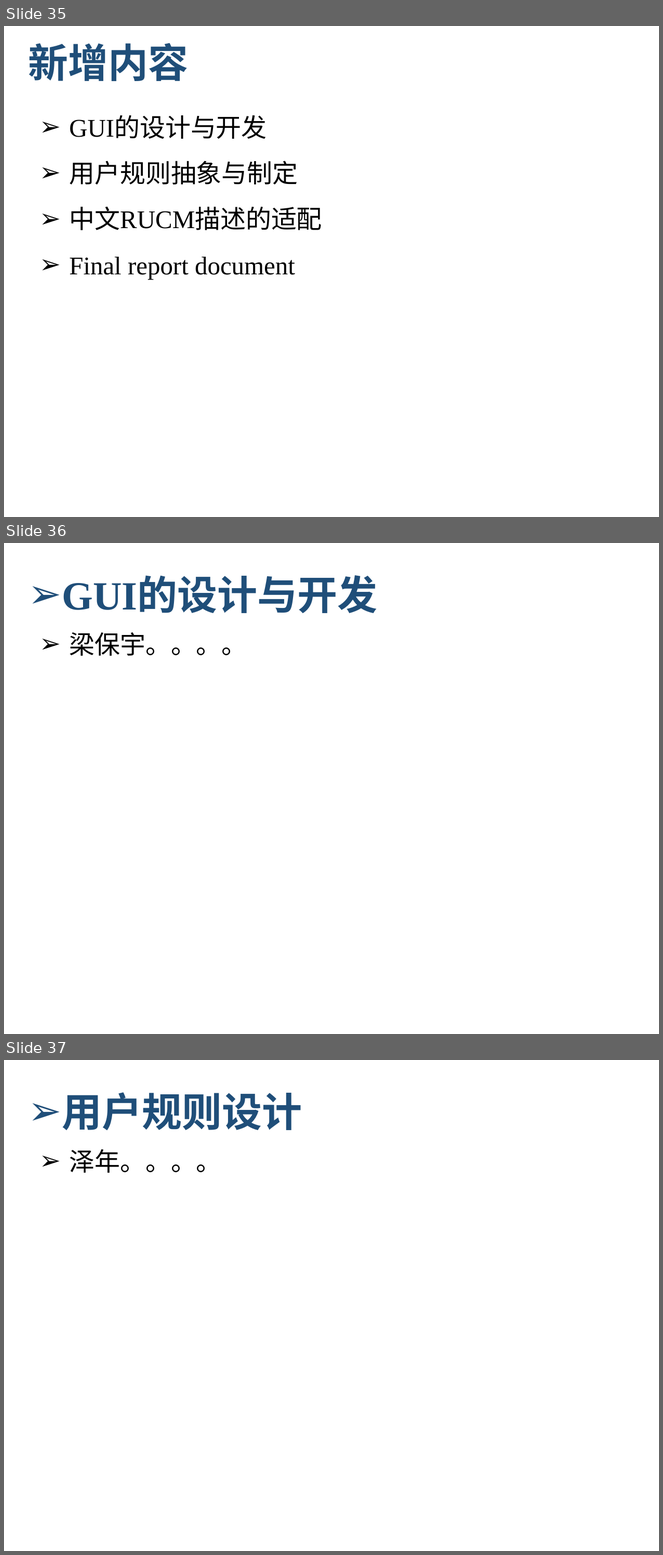
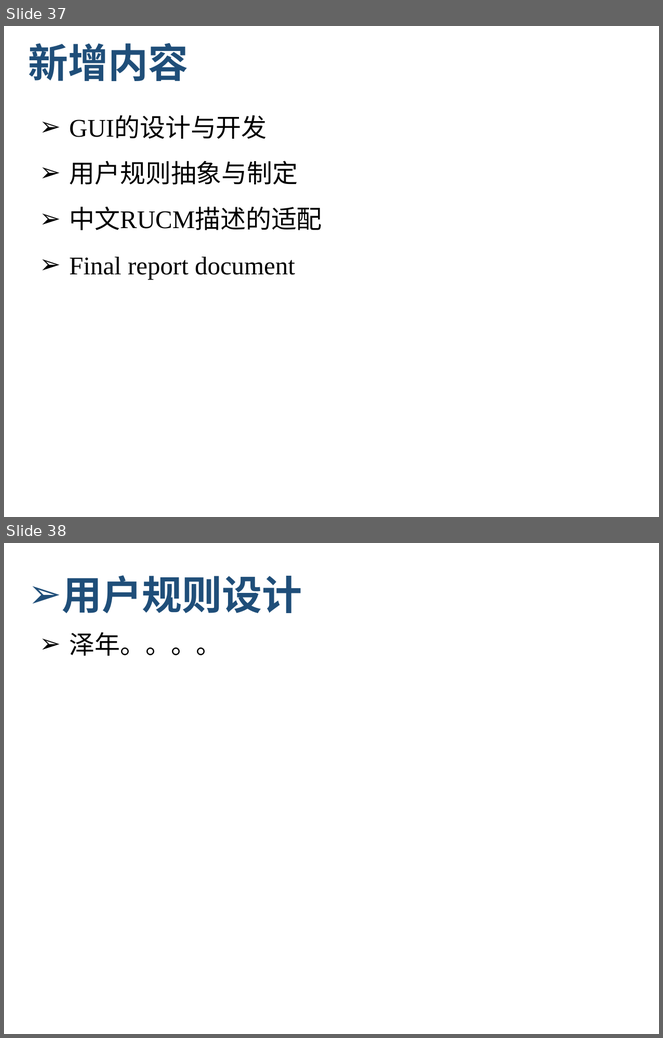
Before and after one commit to zen1995/rucmChecker, a slide deck: finalReport/RUCMChecker_final_report.pptx. Shown one above the other, each under a label of ours: slides 35, 36 and 37 before the commit, slides 37 and 38 after it. The pictures are 663x1555 and 663x1038 pixels, drawn with LibreOffice and Linux fonts; fonts in the diff are those of the drawing; background and template pictures are left out. Boxes give left, top, right and bottom in pixels: in the first picture for what was removed or moved away, otherwise in the second. Text is boxed around its words. In the diff, an @@ line names an element or a change of style, - is before the commit and + after.

```diff
--- a/finalReport/RUCMChecker_final_report.pptx
+++ b/finalReport/RUCMChecker_final_report.pptx
@@ slide 36 removed at box(4, 543, 659, 1034), background #FFFFFF @@
@@ title removed at box(62, 578, 378, 613) @@
-➢ GUI的设计与开发
@@ text removed at box(69, 632, 247, 656) @@
-➢ 梁保宇。。。。
@@ what was slide 35 is now slide 37 @@
@@ what was slide 37 is now slide 38 @@
```
Also in this commit, not shown: 2 slides changed, 5 slides added.
